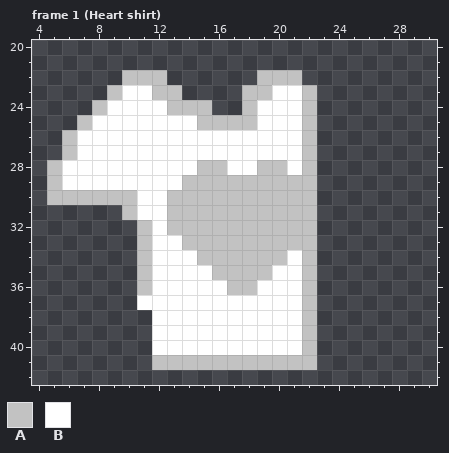
Edited in one commit: pixel-art file (Assets/Resources/Clothes/Torso Right.aseprite). Above is the file before it was changed.
32x64 pixels, 20 frames. Shown: frame 1 (Heart shirt): x 4..30, y 20..42. The commit also changed other frames, which this record leaves out.
Palette (. is transparent): A #c2c2c2  B #ffffff
Pixels before, frame 1 (Heart shirt), first column x 5:
22 .....AAA......AAA.
23 ....ABBAA....AABBA
24 ...ABBBBAAA..ABBBA
25 ..ABBBBBBBAAAABBBA
26 .ABBBBBBBBBBBBBBBA
27 .ABBBBBBBBBBBBBBBA
28 ABBBBBBBBBAABBAABA
29 ABBBBBBBBAAAAAAAAA
30 AAAAAABBAAAAAAAAAA
31 .....ABBAAAAAAAAAA
32 ......ABAAAAAAAAAA
33 ......ABBAAAAAAAAA
34 ......ABBBAAAAAABA
35 ......ABBBBAAAABBA
36 ......ABBBBBAABBBA
37 ......BBBBBBBBBBBA
38 .......BBBBBBBBBBA
39 .......BBBBBBBBBBA
40 .......BBBBBBBBBBA
41 .......AAAAAAAAAAA
New version:
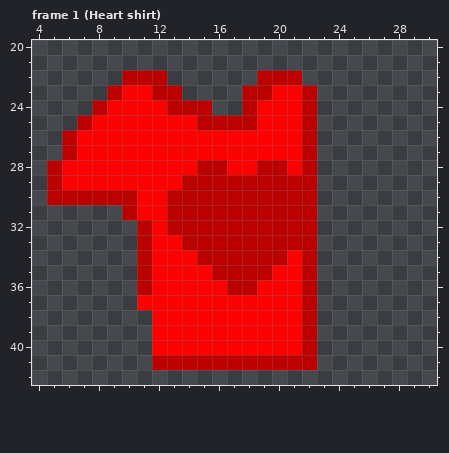
From old to new:
colour A: #c2c2c2 -> #bb0000
colour B: #ffffff -> #ff0000
Changed places in both pictures, as pixel boxes (x1, y1, x2, y2):
changed: (47, 70, 317, 370)
